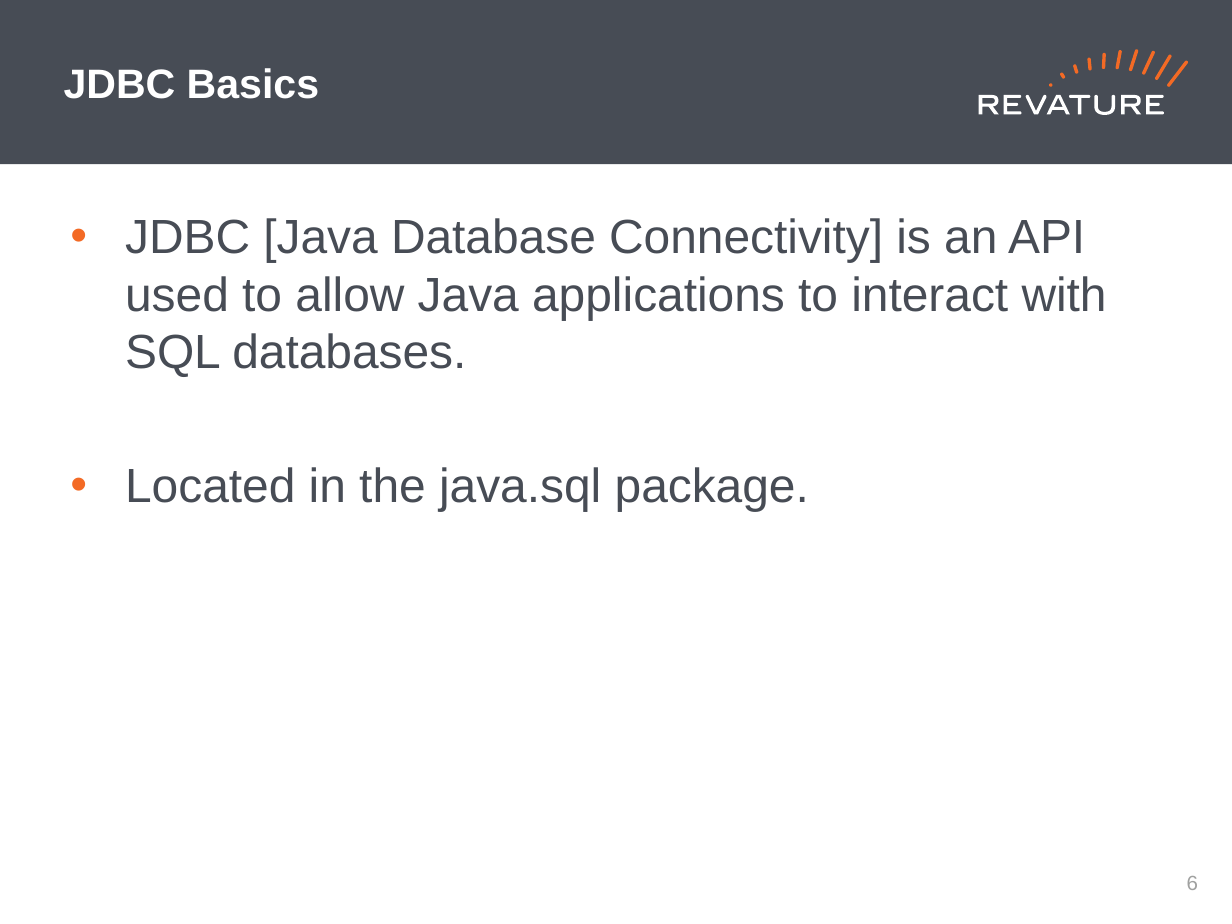
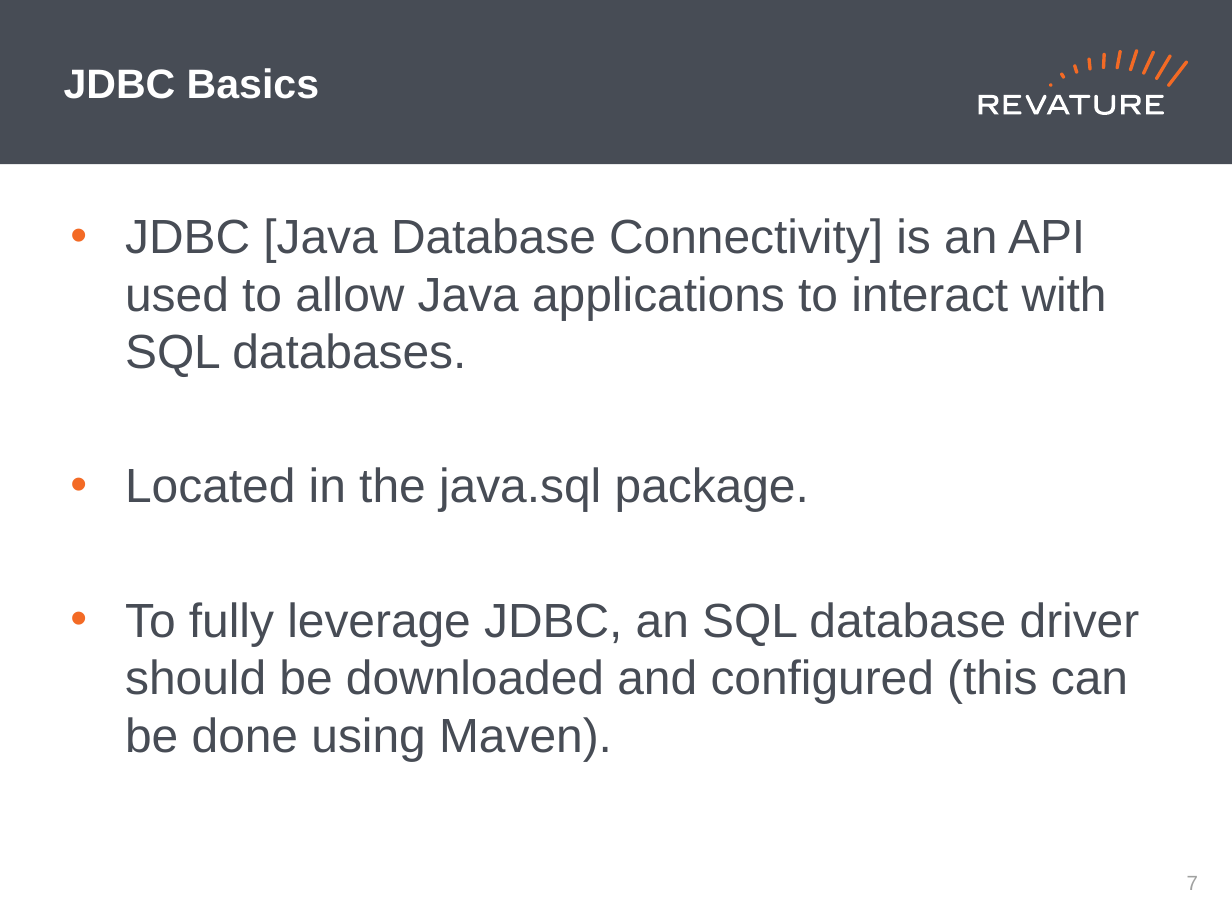
Before and after one commit to jhigherevature/8302021_RAP, a slide deck: slide 8 of powerpoints/Day_25.pptx (slide 7 before the commit). Drawn at 1232x924 pixels with LibreOffice and Linux fonts; fonts in the diff are those of the drawing. Boxes give left, top, right and bottom in pixels: in the first picture for what was removed or moved away, otherwise in the second. Text is boxed around its words. In the diff, an @@ line names an element or a change of style, - is before the commit and + after.

Commit message:
Updating PPT 25, and adding day 26

```diff
--- a/powerpoints/Day_25.pptx
+++ b/powerpoints/Day_25.pptx
@@ text at (125,602,1140,761): paragraph added @@
+• To fully leverage JDBC, an SQL database driver should be downloaded and configured (this can be done using Maven).
@@ page number at (1187,876,1198,890): text changed @@
-6
+7
```
Also in this commit, not shown: 1 other slide changed, 8 slides added, 2 slides removed, 1 other file.
